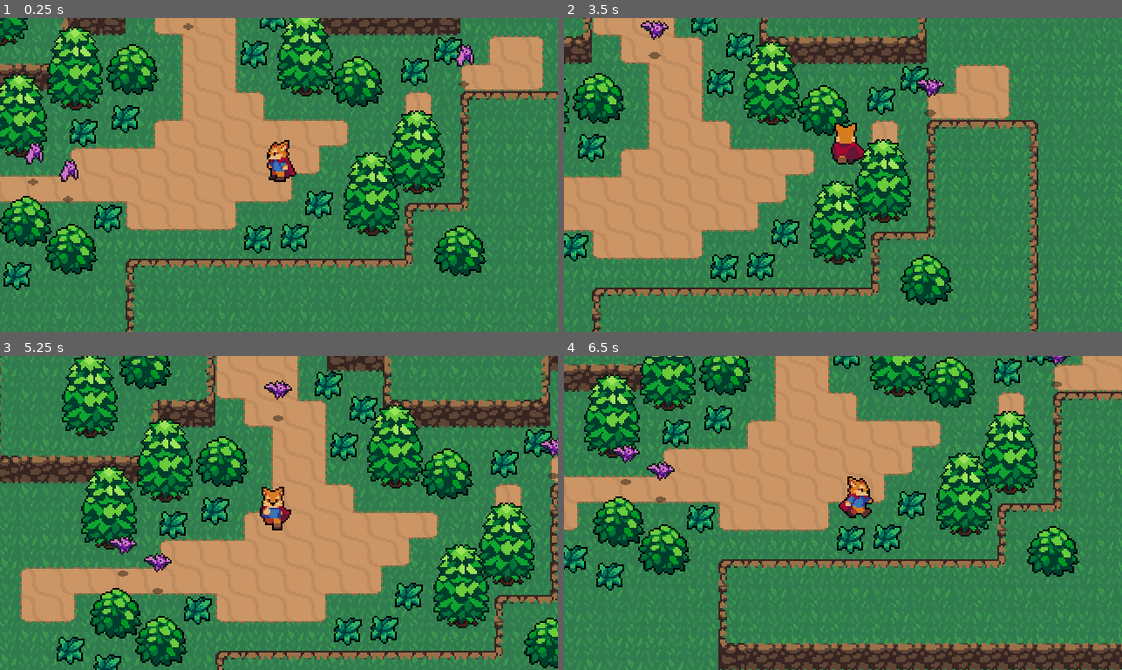
Above: before the commit, frames 1-4 (two rows, left to right).
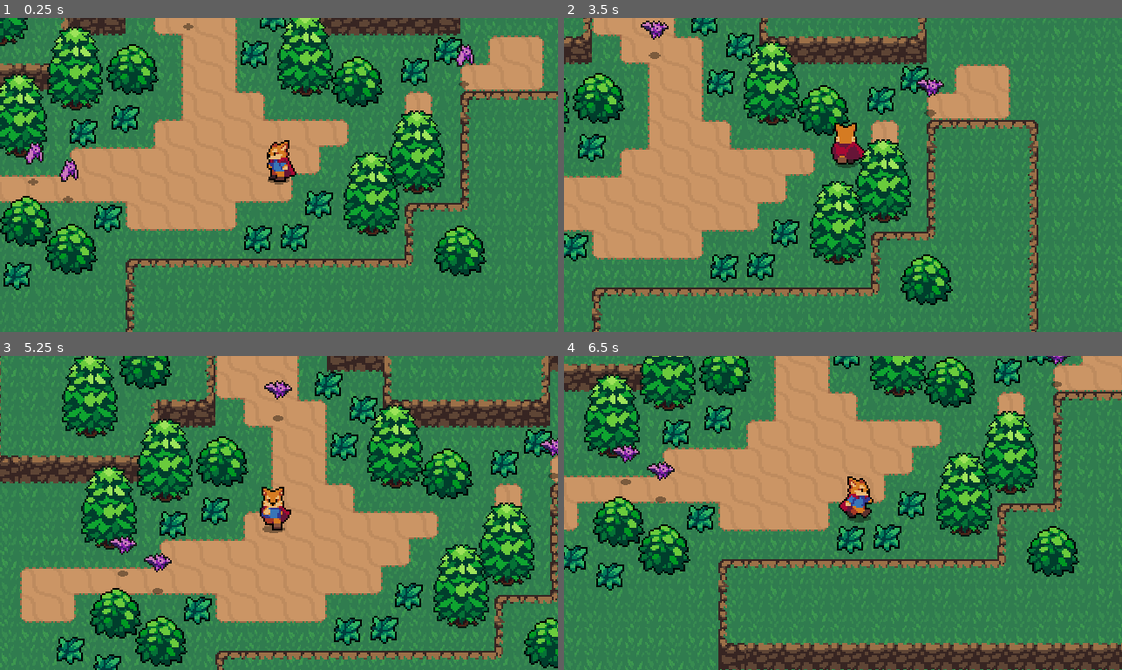
Above: after the commit, the same moments.

Repository: dayton-bobbitt/action-rpg-tutorial
Game: Godot game, scene res://World/World.tscn
The game is run twice, just before and just after one commit, with the same random seed, the same clock (stepped at 60 frames per second) and the same inputs.
Inputs:
- Up to frame 1 (0.25 s): no input
- Up to frame 2 (3.5 s): hold Right (ui_right) 0.53-1.28 s; hold Down (ui_down) 1.28-2.03 s; hold Right (ui_right) 2.03-2.78 s; hold Up (ui_up) from 2.78 s (still down)
- Up to frame 3 (5.25 s): release Up (ui_up) at 3.53 s; hold Left (ui_left) 3.53-5.03 s; hold Down (ui_down) from 5.03 s (still down)
- Up to frame 4 (6.5 s): release Down (ui_down) at 5.78 s; hold Right (ui_right) from 5.78 s (still down)

The runs differ from the first frame. In frame 1, less than 0.1% of the frame differs, in the area x 47-52%, y 51-54%; in frame 2, less than 0.1%; in frame 3, less than 0.1%; in frame 4, less than 0.1%, in the area x 50-55%, y 50-54%.

Commit message:
Add animated player shadows

Diff:
--- a/Player/Player.tscn
+++ b/Player/Player.tscn
@@ -1,8 +1,9 @@
-[gd_scene load_steps=53 format=2]
+[gd_scene load_steps=54 format=2]
 
 [ext_resource path="res://Player/Player.png" type="Texture" id=1]
 [ext_resource path="res://Player/Player.gd" type="Script" id=2]
 [ext_resource path="res://Collisions/Hitbox.tscn" type="PackedScene" id=3]
+[ext_resource path="res://Shadows/SmallShadow.png" type="Texture" id=5]
 
 [sub_resource type="CapsuleShape2D" id=30]
 radius = 4.0
@@ -175,6 +176,30 @@
 "update": 0,
 "values": [ 0.0 ]
 }
+tracks/3/type = "value"
+tracks/3/path = NodePath("SmallShadow:scale")
+tracks/3/interp = 1
+tracks/3/loop_wrap = true
+tracks/3/imported = false
+tracks/3/enabled = true
+tracks/3/keys = {
+"times": PoolRealArray( 0 ),
+"transitions": PoolRealArray( 1 ),
+"update": 0,
+"values": [ Vector2( 1.25, 0.75 ) ]
+}
+tracks/4/type = "value"
+tracks/4/path = NodePath("SmallShadow:visible")
+tracks/4/interp = 1
+tracks/4/loop_wrap = true
+tracks/4/imported = false
+tracks/4/enabled = true
+tracks/4/keys = {
+"times": PoolRealArray( 0 ),
+"transitions": PoolRealArray( 1 ),
+"update": 0,
+"values": [ true ]
+}
 
 [sub_resource type="Animation" id=54]
 resource_name = "attack_down"
@@ -485,6 +510,7 @@
 resource_name = "move_left"
 length = 0.6
 loop = true
+step = 0.05
 tracks/0/type = "value"
 tracks/0/path = NodePath("Sprite:frame")
 tracks/0/interp = 1
@@ -496,12 +522,37 @@
 "transitions": PoolRealArray( 1, 1, 1, 1, 1, 1 ),
 "update": 1,
 "values": [ 13, 14, 15, 16, 17, 12 ]
+}
+tracks/1/type = "value"
+tracks/1/path = NodePath("SmallShadow:visible")
+tracks/1/interp = 1
+tracks/1/loop_wrap = true
+tracks/1/imported = false
+tracks/1/enabled = true
+tracks/1/keys = {
+"times": PoolRealArray( 0 ),
+"transitions": PoolRealArray( 1 ),
+"update": 1,
+"values": [ true ]
+}
+tracks/2/type = "value"
+tracks/2/path = NodePath("SmallShadow:scale")
+tracks/2/interp = 1
+tracks/2/loop_wrap = true
+tracks/2/imported = false
+tracks/2/enabled = true
+tracks/2/keys = {
+"times": PoolRealArray( 0.05, 0.2, 0.35, 0.5 ),
+"transitions": PoolRealArray( 1, 1, 1, 1 ),
+"update": 0,
+"values": [ Vector2( 1.35, 0.8 ), Vector2( 1.25, 0.75 ), Vector2( 1.35, 0.8 ), Vector2( 1.25, 0.75 ) ]
 }
 
 [sub_resource type="Animation" id=38]
 resource_name = "move_right"
 length = 0.6
 loop = true
+step = 0.05
 tracks/0/type = "value"
 tracks/0/path = NodePath("Sprite:frame")
 tracks/0/interp = 1
@@ -513,6 +564,30 @@
 "transitions": PoolRealArray( 1, 1, 1, 1, 1, 1 ),
 "update": 1,
 "values": [ 1, 2, 3, 4, 5, 0 ]
+}
+tracks/1/type = "value"
+tracks/1/path = NodePath("SmallShadow:visible")
+tracks/1/interp = 1
+tracks/1/loop_wrap = true
+tracks/1/imported = false
+tracks/1/enabled = true
+tracks/1/keys = {
+"times": PoolRealArray( 0 ),
+"transitions": PoolRealArray( 1 ),
+"update": 1,
+"values": [ true ]
+}
+tracks/2/type = "value"
+tracks/2/path = NodePath("SmallShadow:scale")
+tracks/2/interp = 1
+tracks/2/loop_wrap = true
+tracks/2/imported = false
+tracks/2/enabled = true
+tracks/2/keys = {
+"times": PoolRealArray( 0.05, 0.2, 0.35, 0.5 ),
+"transitions": PoolRealArray( 1, 1, 1, 1 ),
+"update": 0,
+"values": [ Vector2( 1.35, 0.8 ), Vector2( 1.25, 0.75 ), Vector2( 1.35, 0.8 ), Vector2( 1.25, 0.75 ) ]
 }
 
 [sub_resource type="Animation" id=39]
@@ -561,6 +636,18 @@
 "method": "_roll_animation_finished"
 } ]
 }
+tracks/2/type = "value"
+tracks/2/path = NodePath("SmallShadow:scale")
+tracks/2/interp = 1
+tracks/2/loop_wrap = true
+tracks/2/imported = false
+tracks/2/enabled = true
+tracks/2/keys = {
+"times": PoolRealArray( 0, 0.2, 0.3, 0.5 ),
+"transitions": PoolRealArray( 1, 1, 1, 1 ),
+"update": 0,
+"values": [ Vector2( 1, 1 ), Vector2( 1.25, 1.25 ), Vector2( 1.25, 1 ), Vector2( 1.25, 0.75 ) ]
+}
 
 [sub_resource type="Animation" id=69]
 resource_name = "roll_left"
@@ -591,6 +678,18 @@
 "method": "_roll_animation_finished"
 } ]
 }
+tracks/2/type = "value"
+tracks/2/path = NodePath("SmallShadow:scale")
+tracks/2/interp = 1
+tracks/2/loop_wrap = true
+tracks/2/imported = false
+tracks/2/enabled = true
+tracks/2/keys = {
+"times": PoolRealArray( 0, 0.2, 0.3, 0.5 ),
+"transitions": PoolRealArray( 1, 1, 1, 1 ),
+"update": 0,
+"values": [ Vector2( 1, 1 ), Vector2( 1.5, 1.25 ), Vector2( 1.25, 0.65 ), Vector2( 1.25, 0.75 ) ]
+}
 
 [sub_resource type="Animation" id=70]
 resource_name = "roll_right"
@@ -621,6 +720,18 @@
 "method": "_roll_animation_finished"
 } ]
 }
+tracks/2/type = "value"
+tracks/2/path = NodePath("SmallShadow:scale")
+tracks/2/interp = 1
+tracks/2/loop_wrap = true
+tracks/2/imported = false
+tracks/2/enabled = true
+tracks/2/keys = {
+"times": PoolRealArray( 0, 0.2, 0.3, 0.5 ),
+"transitions": PoolRealArray( 1, 1, 1, 1 ),
+"update": 0,
+"values": [ Vector2( 1, 1 ), Vector2( 1.5, 1.25 ), Vector2( 1.25, 0.65 ), Vector2( 1.25, 0.75 ) ]
+}
 
 [sub_resource type="Animation" id=71]
 resource_name = "roll_up"
@@ -651,6 +762,18 @@
 "method": "_roll_animation_finished"
 } ]
 }
+tracks/2/type = "value"
+tracks/2/path = NodePath("SmallShadow:scale")
+tracks/2/interp = 1
+tracks/2/loop_wrap = true
+tracks/2/imported = false
+tracks/2/enabled = true
+tracks/2/keys = {
+"times": PoolRealArray( 0, 0.2, 0.3, 0.5 ),
+"transitions": PoolRealArray( 1, 1, 1, 1 ),
+"update": 0,
+"values": [ Vector2( 1, 1 ), Vector2( 1.25, 1.25 ), Vector2( 1.25, 1 ), Vector2( 1.25, 0.75 ) ]
+}
 
 [sub_resource type="CapsuleShape2D" id=67]
 height = 8.0
@@ -658,9 +781,11 @@
 [node name="Player" type="KinematicBody2D"]
 collision_layer = 2
 script = ExtResource( 2 )
-__meta__ = {
-"_edit_group_": true
-}
+
+[node name="SmallShadow" type="Sprite" parent="."]
+position = Vector2( 0, 3 )
+scale = Vector2( 1.25, 0.75 )
+texture = ExtResource( 5 )
 
 [node name="Sprite" type="Sprite" parent="."]
 position = Vector2( 0, -9 )
